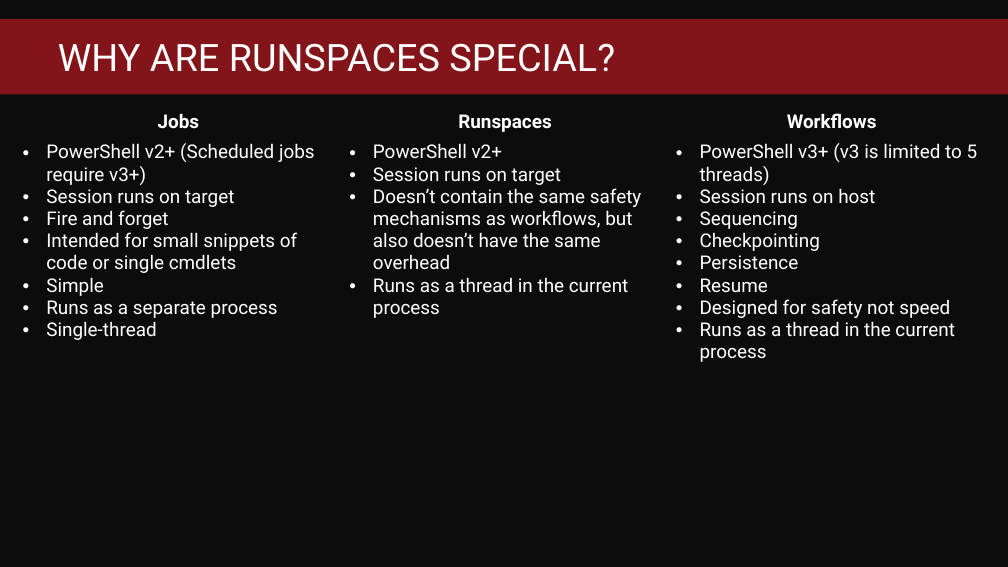
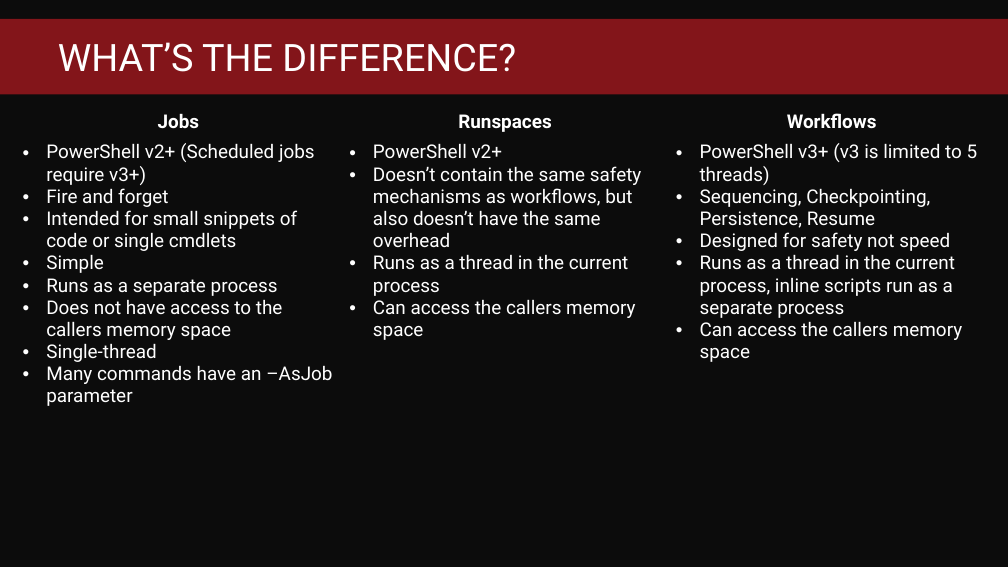
Before and after one commit to jpscripter/Runspaces, a slide deck: slide 4 of High-performance powershell through the magic of runspaces.pptx. Drawn at 1008x567 pixels with LibreOffice and Linux fonts; fonts in the diff are those of the drawing; background and template pictures are left out. Boxes give left, top, right and bottom in pixels: in the first picture for what was removed or moved away, otherwise in the second. Text is boxed around its words. In the diff, an @@ line names an element or a change of style, - is before the commit and + after.

Commit message:
updating presentation

```diff
--- a/High-performance powershell through the magic of runspaces.pptx
+++ b/High-performance powershell through the magic of runspaces.pptx
@@ title at [58, 42, 516, 72]: text changed @@
-WHY ARE RUNSPACES SPECIAL?
+WHAT’S THE DIFFERENCE?
@@ table at [15, 107, 995, 418] @@
-row 2: PowerShell v2+ (Scheduled jobs require v3+) / Session runs on target / Fire and forget / Intended for small snippets of code or single cmdlets / Simple / Runs as a separate process / Single-thread | PowerShell v2+ / Session runs on target / Doesn’t contain the same safety mechanisms as workflows, but also doesn’t have the same overhead / Runs as a thread in the current process | PowerShell v3+ (v3 is limited to 5 threads) / Session runs on host / Sequencing / Checkpointing / Persistence / Resume / Designed for safety not speed / Runs as a thread in the current process
+row 2: PowerShell v2+ (Scheduled jobs require v3+) / Fire and forget / Intended for small snippets of code or single cmdlets / Simple / Runs as a separate process / Does not have access to the callers memory space / Single-thread / Many commands have an –AsJob parameter | PowerShell v2+ / Doesn’t contain the same safety mechanisms as workflows, but also doesn’t have the same overhead / Runs as a thread in the current process / Can access the callers memory space | PowerShell v3+ (v3 is limited to 5 threads) / Sequencing, Checkpointing, Persistence, Resume / Designed for safety not speed / Runs as a thread in the current process, inline scripts run as a separate process / Can access the callers memory space
```
Also in this commit, not shown: 5 other slides changed, 3 slides added, 1 slide removed.
